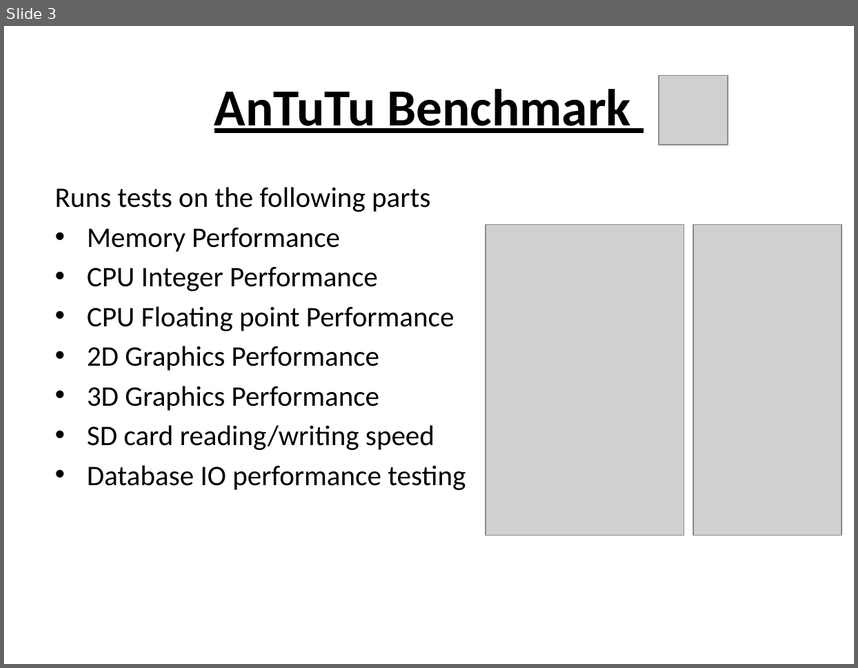
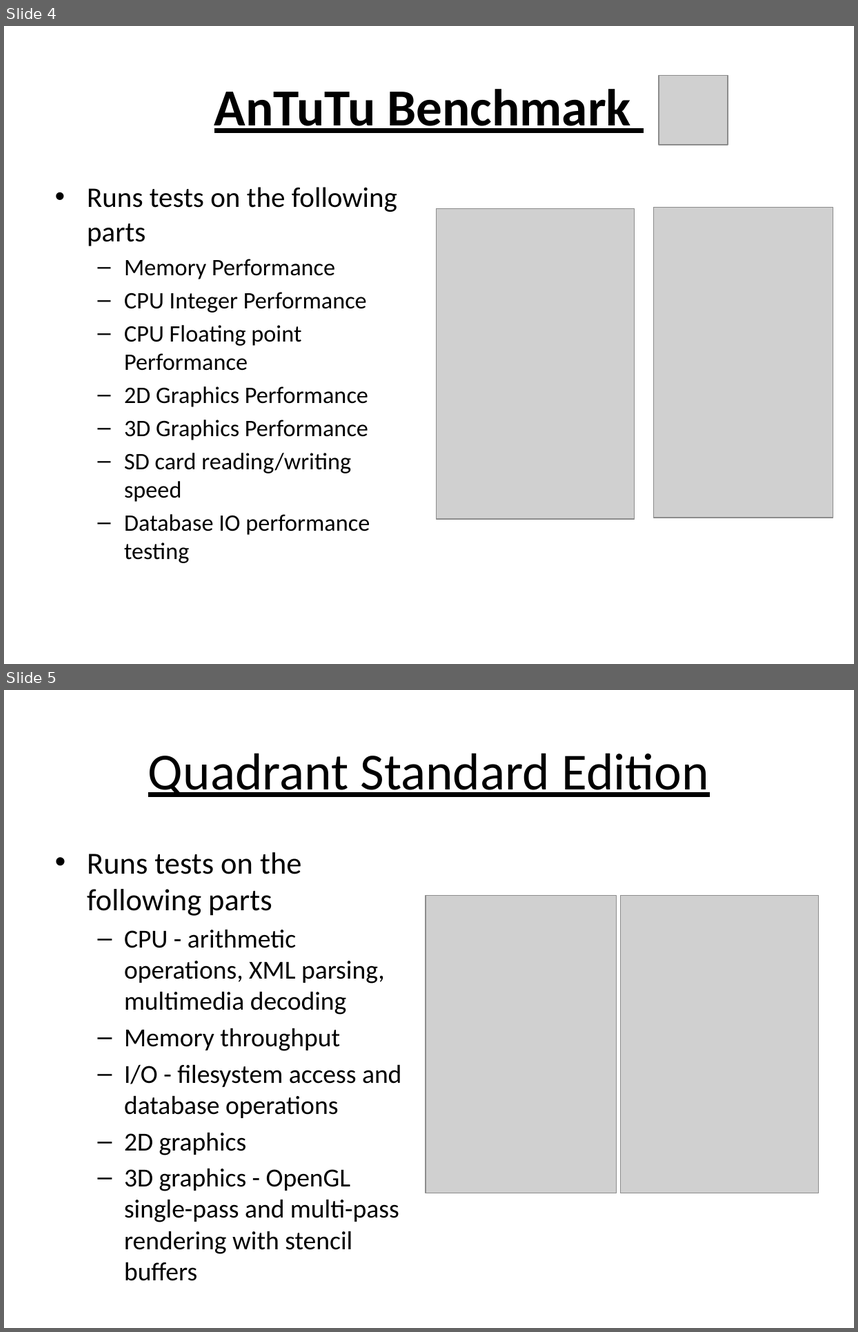
Before and after one commit to laikayeekelly/Benchmark, a slide deck: benchmark.pptx. Shown one above the other, each under a label of ours: slide 3 before the commit, slides 4 and 5 after it. The pictures are 858x668 and 858x1332 pixels, drawn with LibreOffice and Linux fonts; fonts in the diff are those of the drawing; grey boxes stand for pictures. Boxes give left, top, right and bottom in pixels: in the first picture for what was removed or moved away, otherwise in the second. Text is boxed around its words. In the diff, an @@ line names an element or a change of style, - is before the commit and + after.

```diff
--- a/benchmark.pptx
+++ b/benchmark.pptx
@@ slide 5 added at (4, 690, 854, 1328), background #FFFFFF @@
@@ title added at (148, 753, 709, 797), 44 pt, text #000000, underline @@
+Quadrant Standard Edition
@@ text added at (87, 852, 401, 1254), 22 pt, text #000000 @@
+• Runs tests on the following parts
+  – CPU - arithmetic operations, XML parsing, multimedia decoding
+  – Memory throughput
+  – I/O - filesystem access and database operations
+  – 2D graphics
+  – 3D graphics - OpenGL single-pass and multi-pass rendering with stencil buffers
@@ picture added at (426, 896, 616, 1193) @@
@@ picture added at (620, 896, 818, 1193) @@
@@ what was slide 3 is now slide 4 @@
@@ slide 4 changed as well @@
@@ text "Runs tests on the following ..." at (87, 187, 397, 563): size 24 to 20 pt in "Memory Performance", "CPU Integer Performance", "CPU Floating point Performance", "2D Graphics Performance" and 3 more places; bullet none to •; bullet • to –; list level 1 to 2 in "Memory Performance"; list level 1 to 2 in "CPU Integer Performance"; list level 1 to 2 in "CPU Floating point Performance"; list level 1 to 2 in "2D Graphics Performance"; list level 1 to 2 in "3D Graphics Performance"; list level 1 to 2 in "SD card reading/writing speed"; list level 1 to 2 in "Database IO performance testing" @@
@@ picture: place and size @@
-picture at (486, 224, 684, 535)
+picture at (436, 208, 634, 518)
@@ picture: place and size @@
-picture at (693, 224, 842, 535)
+picture at (653, 207, 833, 517)
```
Also in this commit, not shown: 7 other slides changed, 8 other slides added.
